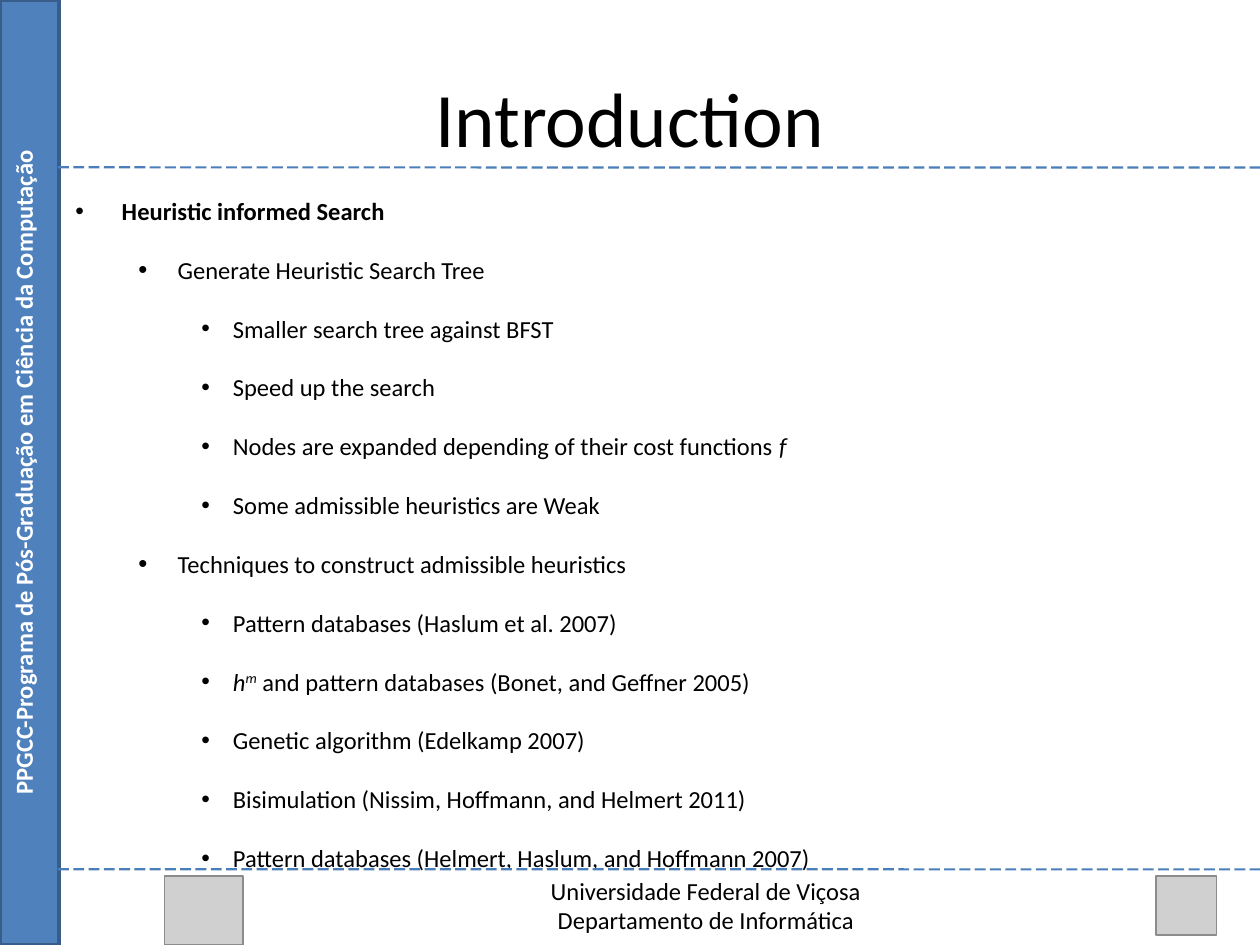
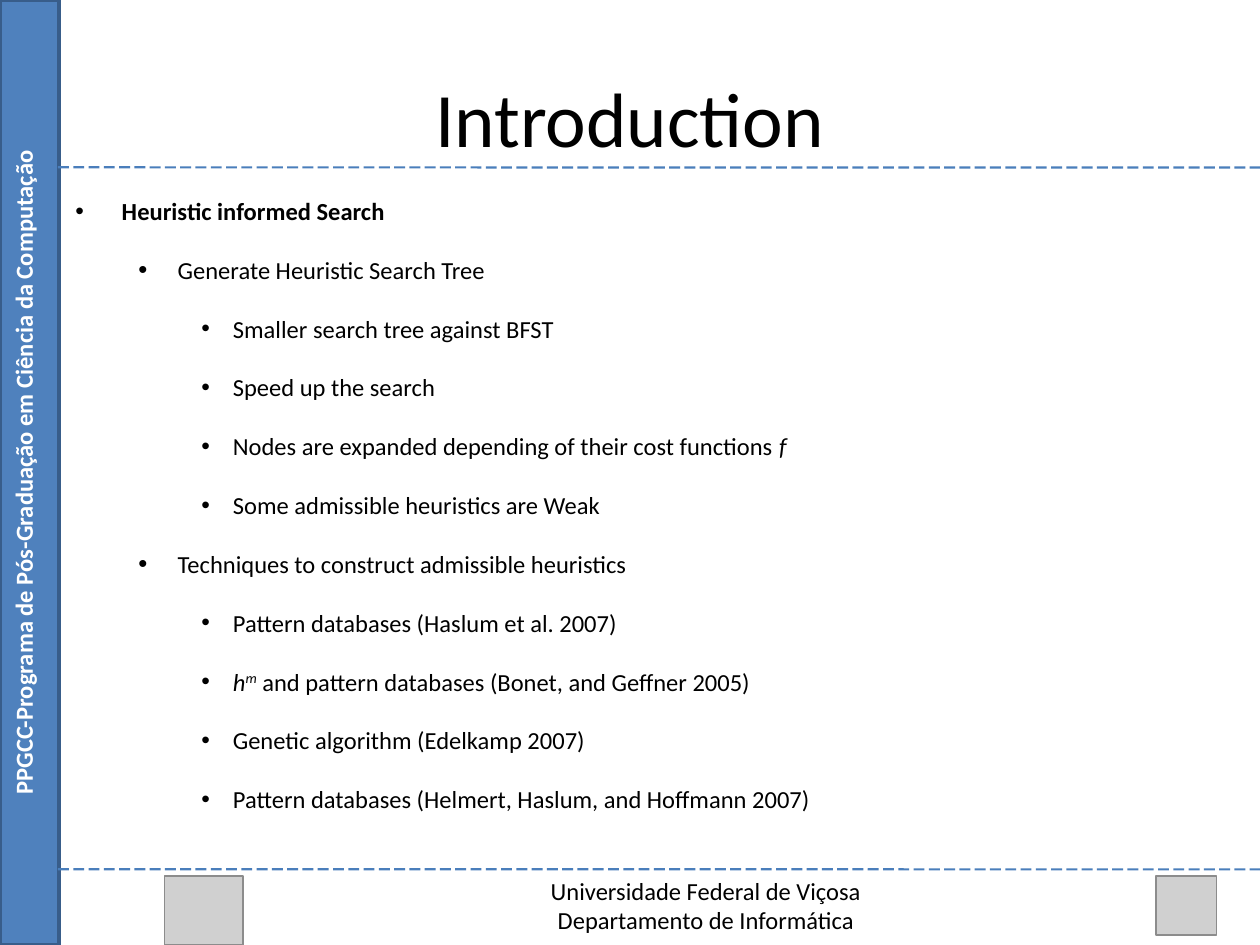
Before and after one commit to Marvinsky/research-marvin, a slide deck: slide 6 of latex/odp/selection heuristics.odp. Drawn at 1260x945 pixels with LibreOffice and Linux fonts; fonts in the diff are those of the drawing; grey boxes stand for pictures. Boxes give left, top, right and bottom in pixels: in the first picture for what was removed or moved away, otherwise in the second. Text is boxed around its words. In the diff, an @@ line names an element or a change of style, - is before the commit and + after.

```diff
--- a/latex/odp/selection heuristics.odp
+++ b/latex/odp/selection heuristics.odp
@@ text at (233,790,745,812): paragraph removed @@
-    • Bisimulation (Nissim, Hoffmann, and Helmert 2011)
```
Also in this commit, not shown: 8 other slides changed, 6 slides added.
